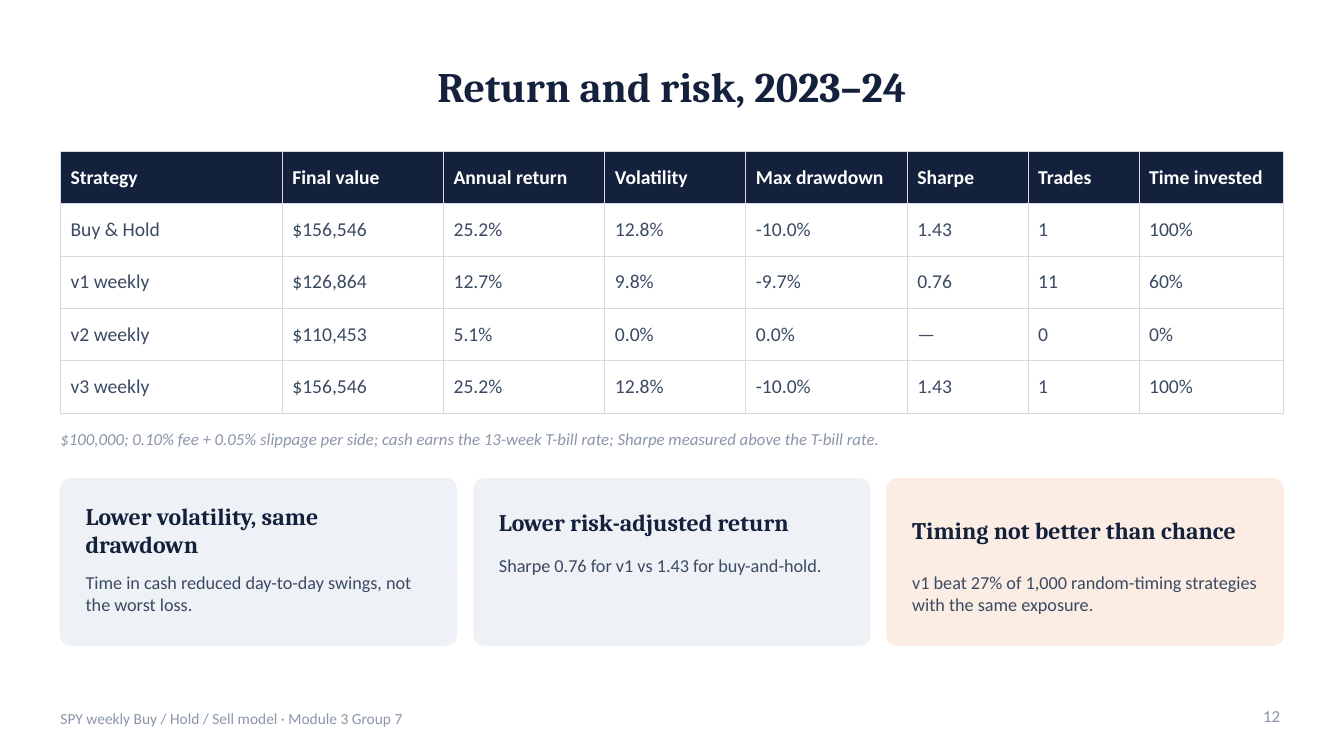
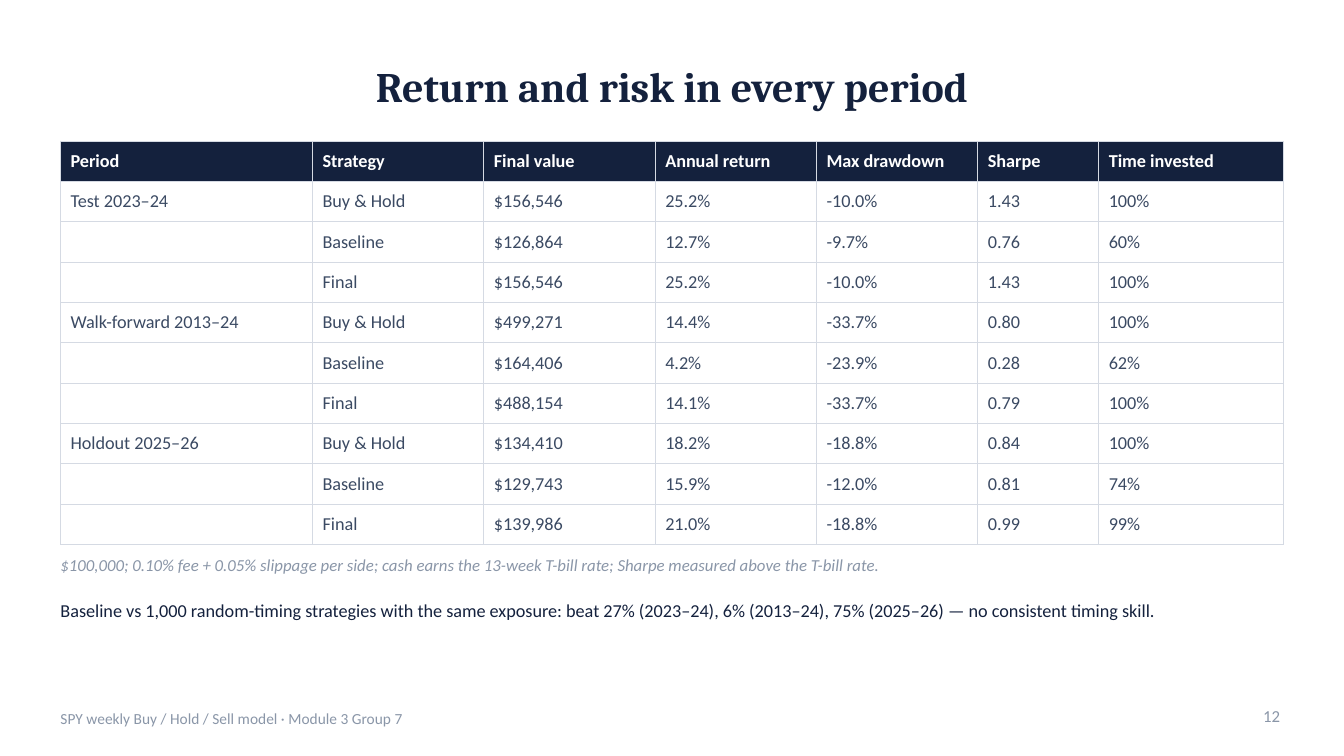
Before and after one commit to TKCH121/spy, a slide deck: slide 12 of presentation/SPY_Model_Presentation.pptx. Drawn at 1344x756 pixels with LibreOffice and Linux fonts; fonts in the diff are those of the drawing. Boxes give left, top, right and bottom in pixels: in the first picture for what was removed or moved away, otherwise in the second. Text is boxed around its words. In the diff, an @@ line names an element or a change of style, - is before the commit and + after.

```diff
--- a/presentation/SPY_Model_Presentation.pptx
+++ b/presentation/SPY_Model_Presentation.pptx
@@ title at <box>376,73,968,112</box>: text changed @@
-Return and risk, 2023–24
+Return and risk in every period
@@ table at <box>60,141,1284,536</box> @@
-Strategy | Final value | Annual return | Volatility | Max drawdown | Sharpe | Trades | Time invested
-Buy & Hold | $156,546 | 25.2% | 12.8% | -10.0% | 1.43 | 1 | 100%
-v1 weekly | $126,864 | 12.7% | 9.8% | -9.7% | 0.76 | 11 | 60%
-v2 weekly | $110,453 | 5.1% | 0.0% | 0.0% | — | 0 | 0%
-v3 weekly | $156,546 | 25.2% | 12.8% | -10.0% | 1.43 | 1 | 100%
+Period | Strategy | Final value | Annual return | Max drawdown | Sharpe | Time invested
+Test 2023–24 | Buy & Hold | $156,546 | 25.2% | -10.0% | 1.43 | 100%
+ | Baseline | $126,864 | 12.7% | -9.7% | 0.76 | 60%
+ | Final | $156,546 | 25.2% | -10.0% | 1.43 | 100%
+Walk-forward 2013–24 | Buy & Hold | $499,271 | 14.4% | -33.7% | 0.80 | 100%
+ | Baseline | $164,406 | 4.2% | -23.9% | 0.28 | 62%
+ | Final | $488,154 | 14.1% | -33.7% | 0.79 | 100%
+Holdout 2025–26 | Buy & Hold | $134,410 | 18.2% | -18.8% | 0.84 | 100%
+ | Baseline | $129,743 | 15.9% | -12.0% | 0.81 | 74%
+ | Final | $139,986 | 21.0% | -18.8% | 0.99 | 99%
@@ table: place and size @@
-table at <box>60,151,1284,400</box>
+table at <box>60,141,1284,536</box>
@@ rounded rectangle removed at <box>60,479,457,645</box> @@
@@ rounded rectangle removed at <box>474,479,870,645</box> @@
@@ rounded rectangle removed at <box>887,479,1284,645</box> @@
@@ text removed at <box>86,508,319,553</box> @@
-Lower volatility, same drawdown
@@ text removed at <box>499,514,789,536</box> @@
-Lower risk-adjusted return
@@ text removed at <box>912,522,1236,545</box> @@
-Timing not better than chance
@@ text "$100,000; 0.10% fee + 0.05% ...": place and size @@
-text "$100,000; 0.10% fee + 0.05% ..." at <box>60,433,879,448</box>
+text "$100,000; 0.10% fee + 0.05% ..." at <box>60,559,879,574</box>
@@ text removed at <box>499,559,821,575</box> @@
-Sharpe 0.76 for v1 vs 1.43 for buy-and-hold.
@@ text removed at <box>86,576,411,611</box> @@
-Time in cash reduced day-to-day swings, not the worst loss.
@@ text removed at <box>912,576,1256,614</box> @@
-v1 beat 27% of 1,000 random-timing strategies with the same exposure.
@@ text added at <box>60,604,1154,620</box>, 13 pt, text #14213D @@
+Baseline vs 1,000 random-timing strategies with the same exposure: beat 27% (2023–24), 6% (2013–24), 75% (2025–26) — no consistent timing skill.
```
Also in this commit, not shown: 16 other slides changed, 1 slide added, 1 slide removed, 8 other files.
